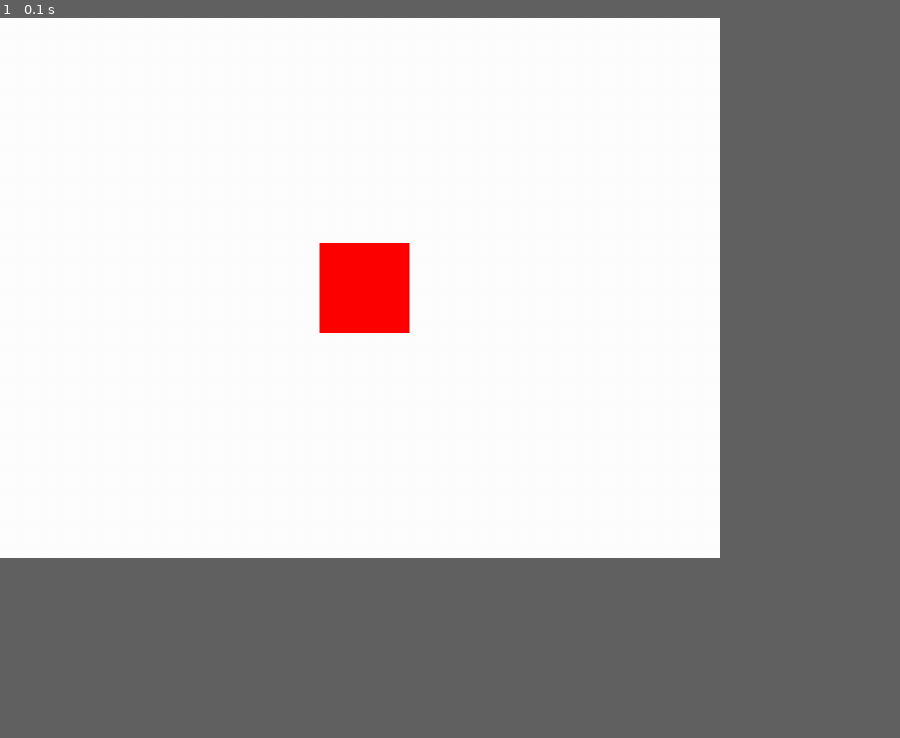
Above: before the commit, frame 1.
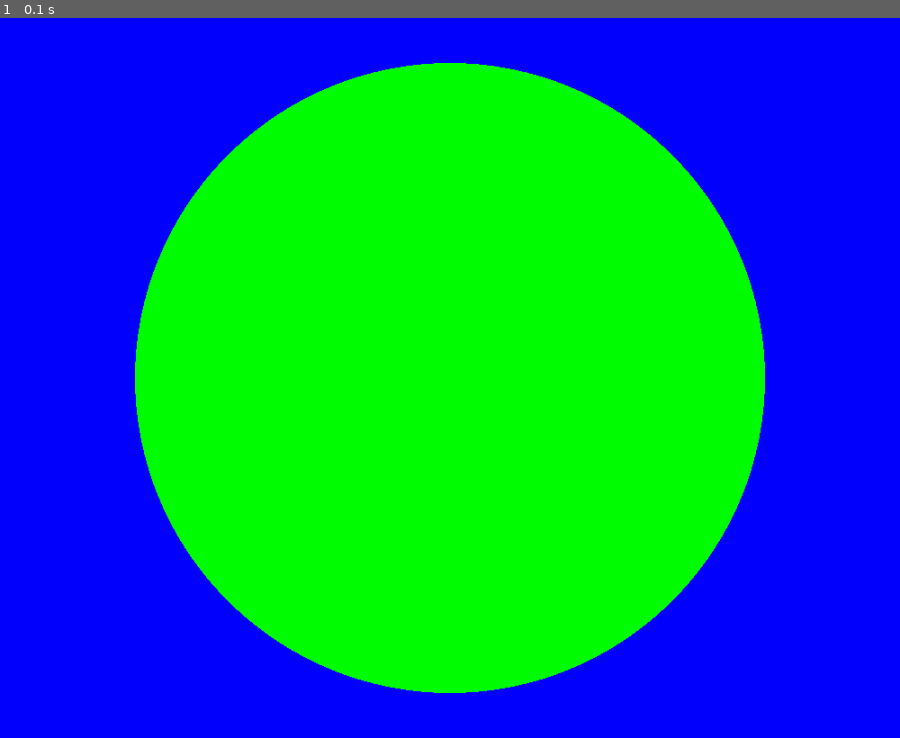
Above: after the commit, the same moment.

Repository: denkodenkozipi/pygame-learning
Game: pygame game, started from projects/01-start-pygame/main.py
Two runs of this game, one before a commit and one after it. Both use one fixed random seed, a clock stepped at 60 frames per second and the inputs below.
Inputs:
- Up to frame 1 (0.1 s): no input
In our replay, the window is 720x540 before the commit and 900x720 after it. These sizes can differ from the game's own. Grey fills any space a smaller window leaves; there, only what the larger window draws over its background counts as a difference.

The runs differ from the first frame. In frame 1, 69% of the frame differs, in the area x 0-85%, y 0-94%.

Commit message:
changed the square to a circle, changed the colors, and resized the window

Diff:
--- a/projects/01-start-pygame/main.py
+++ b/projects/01-start-pygame/main.py
@@ -5,13 +5,14 @@
 pygame.init()
 
 # параметры окна
-screen = pygame.display.set_mode((800, 600))
-pygame.display.set_caption("First game!")
+screen = pygame.display.set_mode((1000, 800))
+pygame.display.set_caption("my first game!")
 
 # цвета
 WHITE = (255, 255, 255)
 RED = (255, 0, 0)
-
+GREEN = (0, 255, 0)
+BLUE = (0, 0, 255)
 # цикл
 running = True
 while running:
@@ -19,8 +20,8 @@
         if event.type == pygame.QUIT:
             running = False
 
-    screen.fill(WHITE) # белый экран
-    pygame.draw.rect(screen, RED, (355, 250, 100, 100)) # красный квадрат
+    screen.fill(BLUE) # белый экран
+    pygame.draw.circle(screen, GREEN, (500, 400), 350) # зеленый круг
     pygame.display.flip() # вывод нарисованного
 
 # выключение
